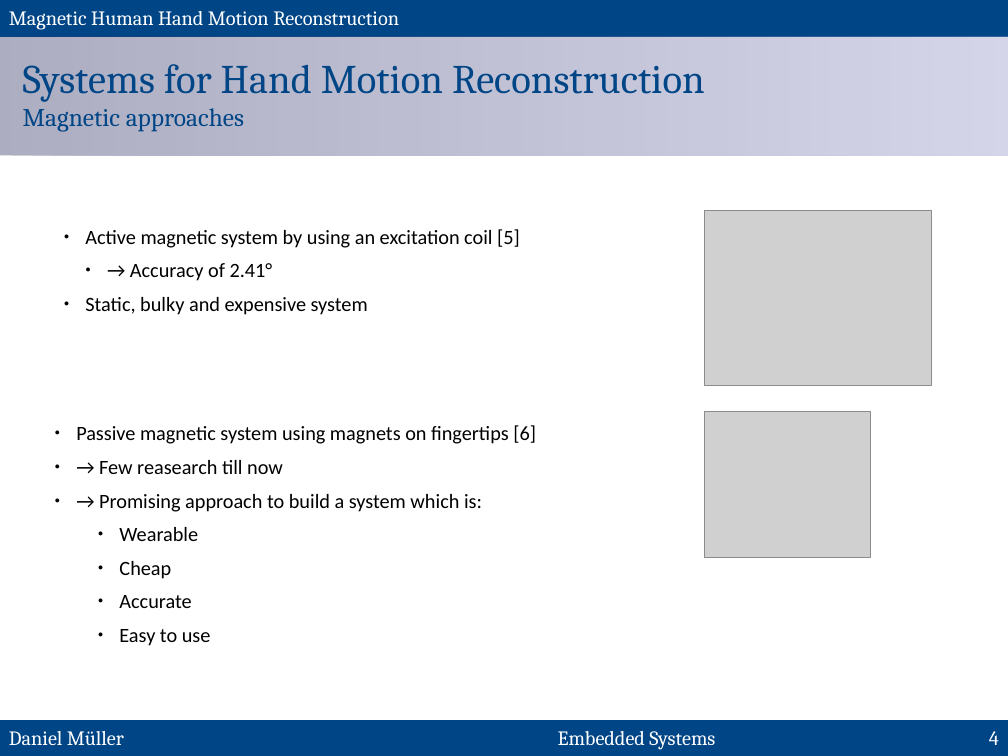
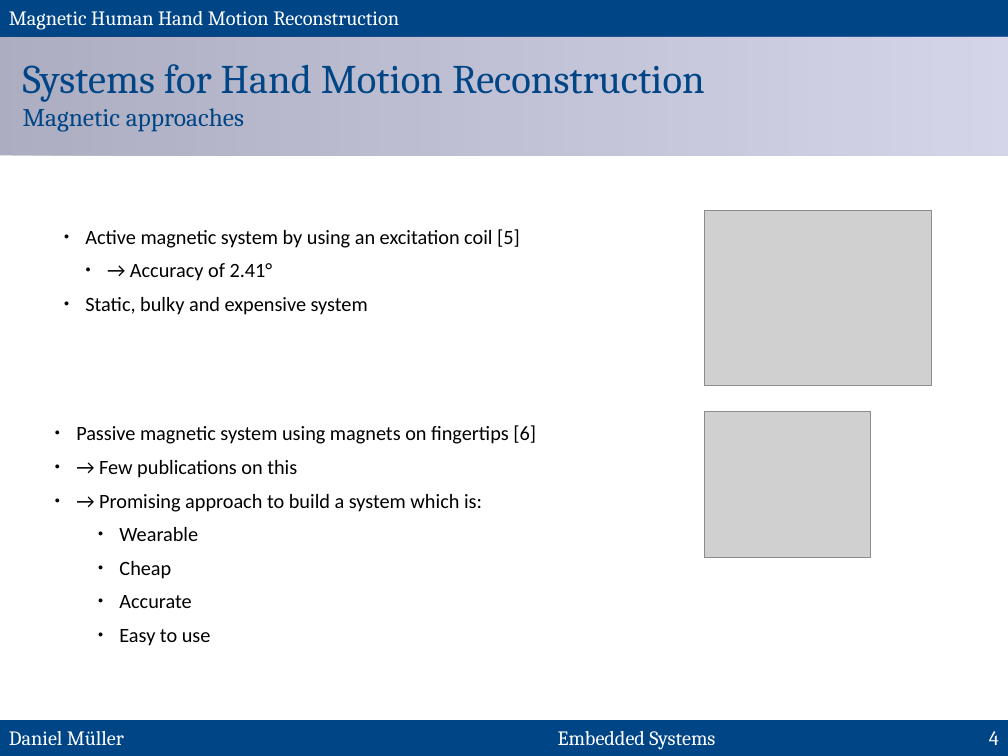
Before and after one commit to MuellerDaniel/SensGlove, a slide deck: slide 4 of praes/preasi.odp. Drawn at 1008x756 pixels with LibreOffice and Linux fonts; fonts in the diff are those of the drawing; grey boxes stand for pictures. Boxes give left, top, right and bottom in pixels: in the first picture for what was removed or moved away, otherwise in the second. Text is boxed around its words. In the diff, an @@ line names an element or a change of style, - is before the commit and + after.

```diff
--- a/praes/preasi.odp
+++ b/praes/preasi.odp
@@ text at [99,460,297,478]: text changed @@
-● → Few reasearch till now
+● → Few publications on this
```
Also in this commit, not shown: 15 other slides changed.
